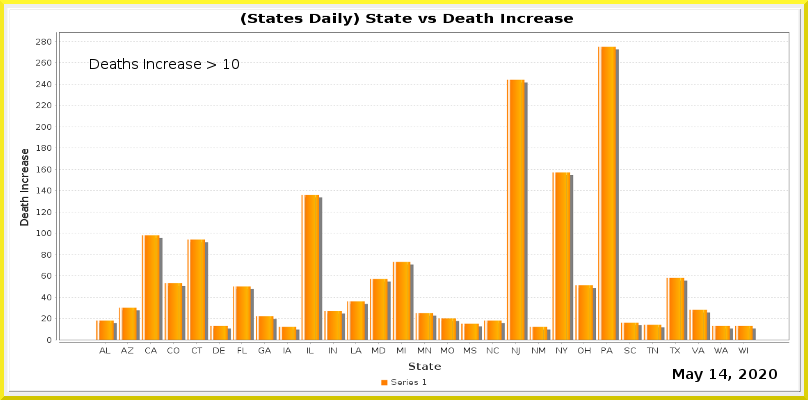
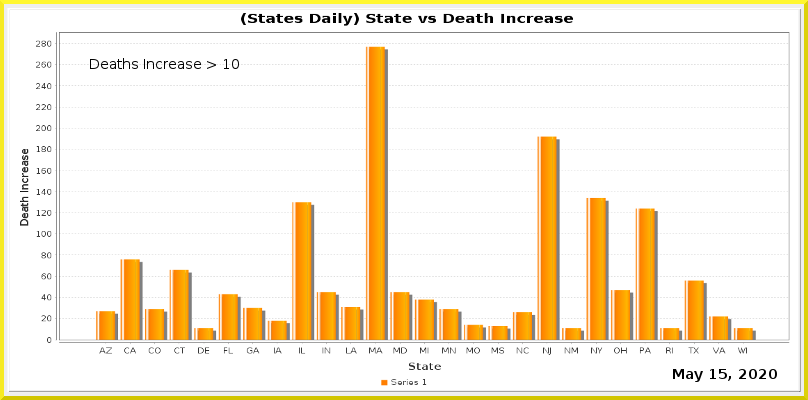
Layered file, before and after one edit (808 x 400). Changes by layer:
painted on "Current Date" over [719, 369, 727, 379]
painted on "Date_vs_TestIncrease.png" over [36, 38, 788, 355]
